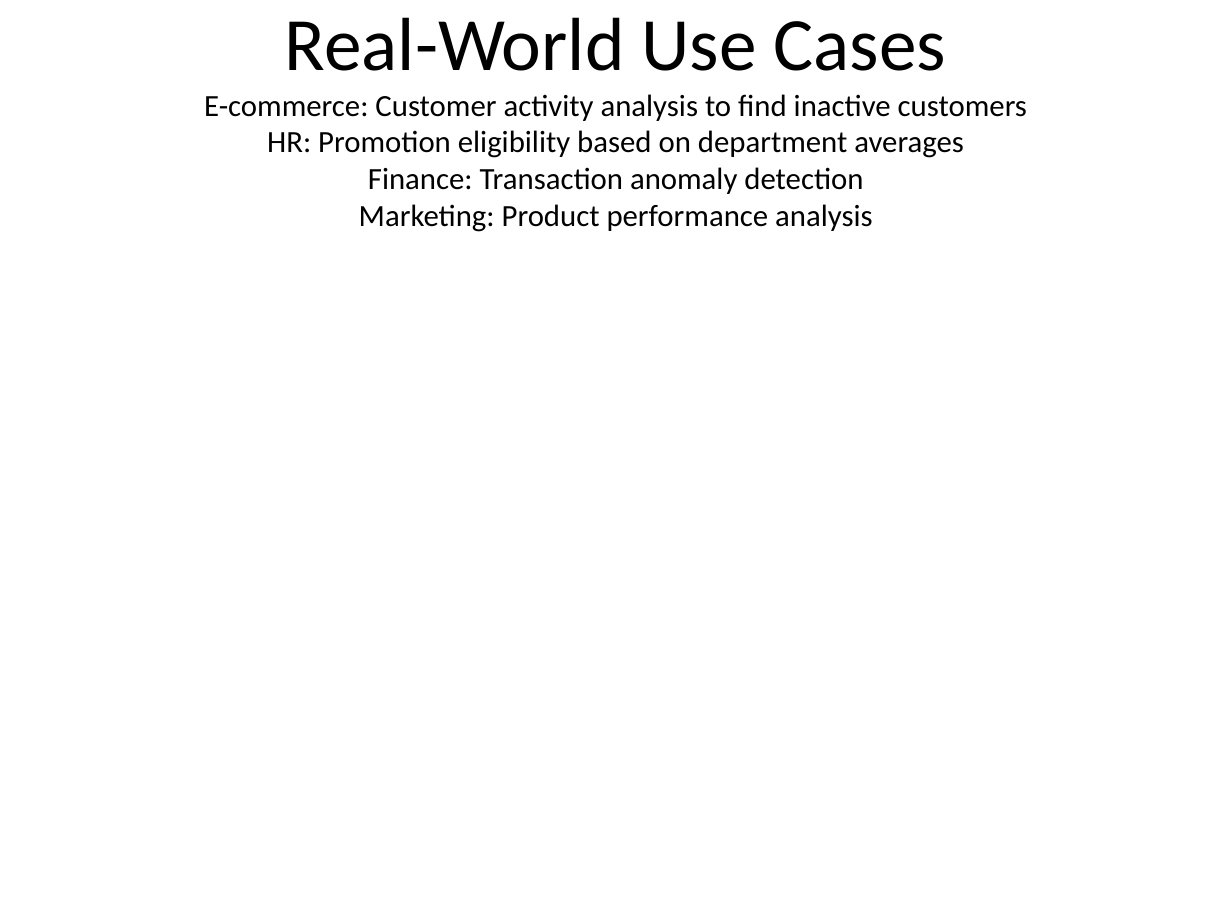
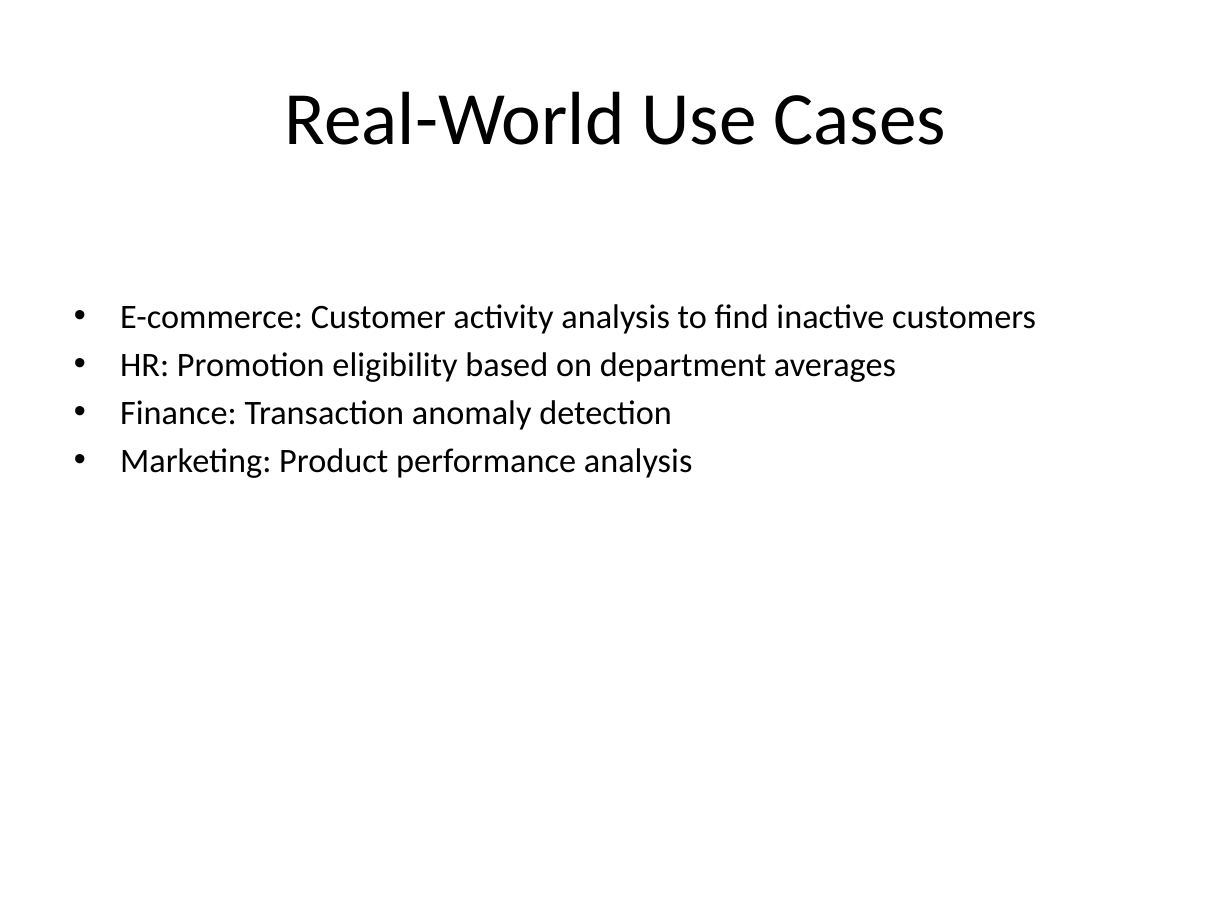
Before and after one commit to parth5012/cron-system, a slide deck: slide 14 of static/sql-subqueries-presentation/SQL_Subqueries_Presentation.pptx. Drawn at 1232x924 pixels with LibreOffice and Linux fonts; fonts in the diff are those of the drawing. Boxes give left, top, right and bottom in pixels: in the first picture for what was removed or moved away, otherwise in the second. Text is boxed around its words. In the diff, an @@ line names an element or a change of style, - is before the commit and + after.

```diff
--- a/static/sql-subqueries-presentation/SQL_Subqueries_Presentation.pptx
+++ b/static/sql-subqueries-presentation/SQL_Subqueries_Presentation.pptx
@@ title at <box>204,94,1027,232</box>: paragraph removed @@
-E-commerce: Customer activity analysis to find inactive customers
-HR: Promotion eligibility based on department averages
-Finance: Transaction anomaly detection
-Marketing: Product performance analysis
@@ text added at <box>120,304,1036,478</box>, 20 pt, text #000000 @@
+• E-commerce: Customer activity analysis to find inactive customers
+• HR: Promotion eligibility based on department averages
+• Finance: Transaction anomaly detection
+• Marketing: Product performance analysis
```
Also in this commit, not shown: 14 other slides changed.
